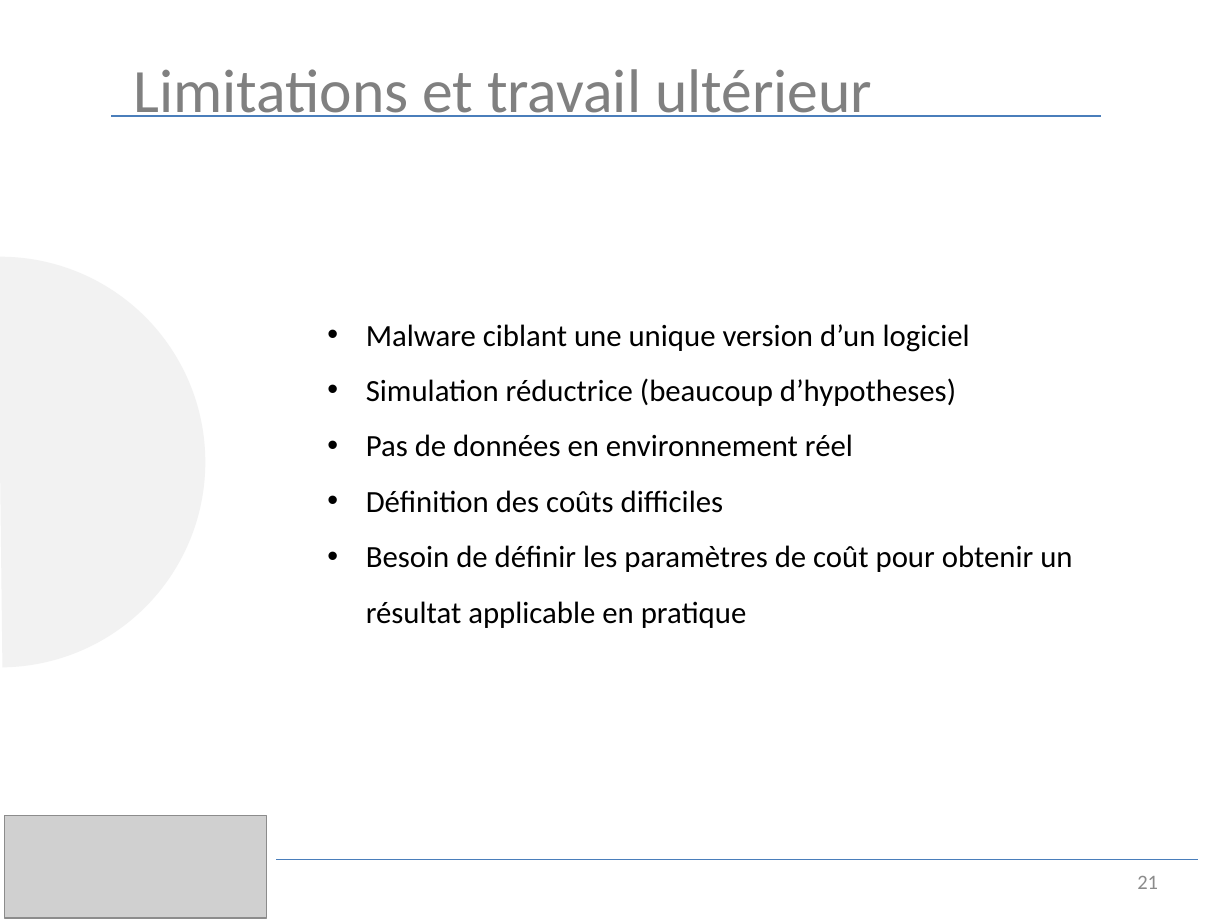
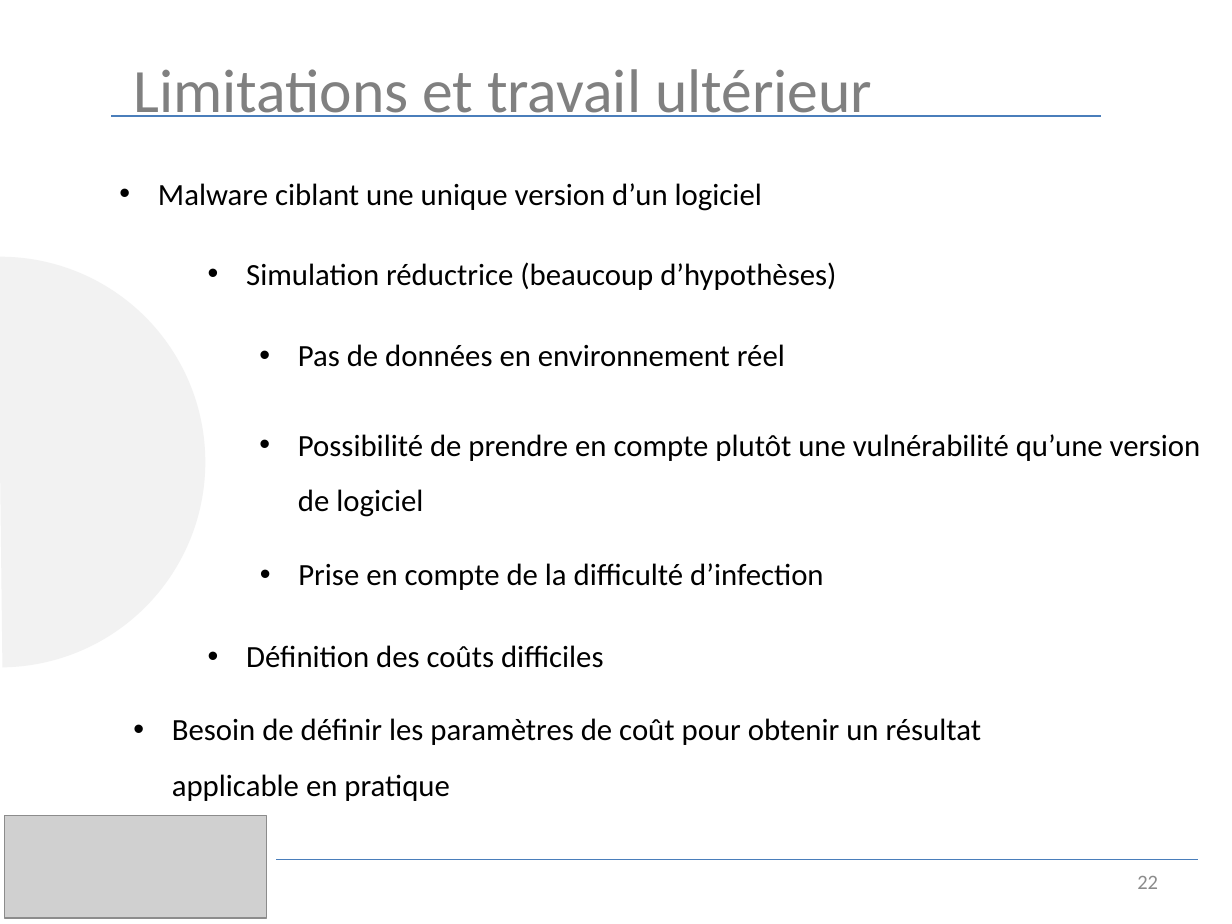
Before and after one commit to luinaudt/inf6422, a slide deck: slide 22 of lab3/presentation.pptx (slide 21 before the commit). Drawn at 1232x924 pixels with LibreOffice and Linux fonts; fonts in the diff are those of the drawing; grey boxes stand for pictures. Boxes give left, top, right and bottom in pixels: in the first picture for what was removed or moved away, otherwise in the second. Text is boxed around its words. In the diff, an @@ line names an element or a change of style, - is before the commit and + after.

Commit message:
mise à jour du ppt
Ajout de quelques slides pour l'intro et mise en forme de l'ensemble du
ppt

```diff
--- a/lab3/presentation.pptx
+++ b/lab3/presentation.pptx
@@ text "Malware ciblant une unique version ..." moved from (x1=366, y1=324, x2=1072, y2=628) to (x1=158, y1=183, x2=762, y2=211) @@
@@ text added at (x1=246, y1=262, x2=836, y2=290), 18 pt, text #000000 @@
+• Simulation réductrice (beaucoup d’hypothèses)
@@ text added at (x1=298, y1=344, x2=785, y2=367), 18 pt, text #000000 @@
+• Pas de données en environnement réel
@@ text at (x1=366, y1=378, x2=1072, y2=628): paragraphs removed @@
-• Simulation réductrice (beaucoup d’hypotheses)
-• Pas de données en environnement réel
-• Définition des coûts difficiles
-• Besoin de définir les paramètres de coût pour obtenir un résultat applicable en pratique
@@ text added at (x1=298, y1=434, x2=1201, y2=517), 18 pt, text #000000 @@
+• Possibilité de prendre en compte plutôt une vulnérabilité qu’une version de logiciel
@@ text added at (x1=298, y1=563, x2=823, y2=590), 18 pt, text #000000 @@
+• Prise en compte de la difficulté d’infection
@@ text added at (x1=246, y1=645, x2=604, y2=668), 18 pt, text #000000 @@
+• Définition des coûts difficiles
@@ text added at (x1=172, y1=718, x2=982, y2=801), 18 pt, text #000000 @@
+• Besoin de définir les paramètres de coût pour obtenir un résultat applicable en pratique
@@ page number at (x1=1137, y1=876, x2=1158, y2=889): text changed @@
-21
+22
```
Also in this commit, not shown: 18 other slides changed, 2 slides added, 1 slide removed.
